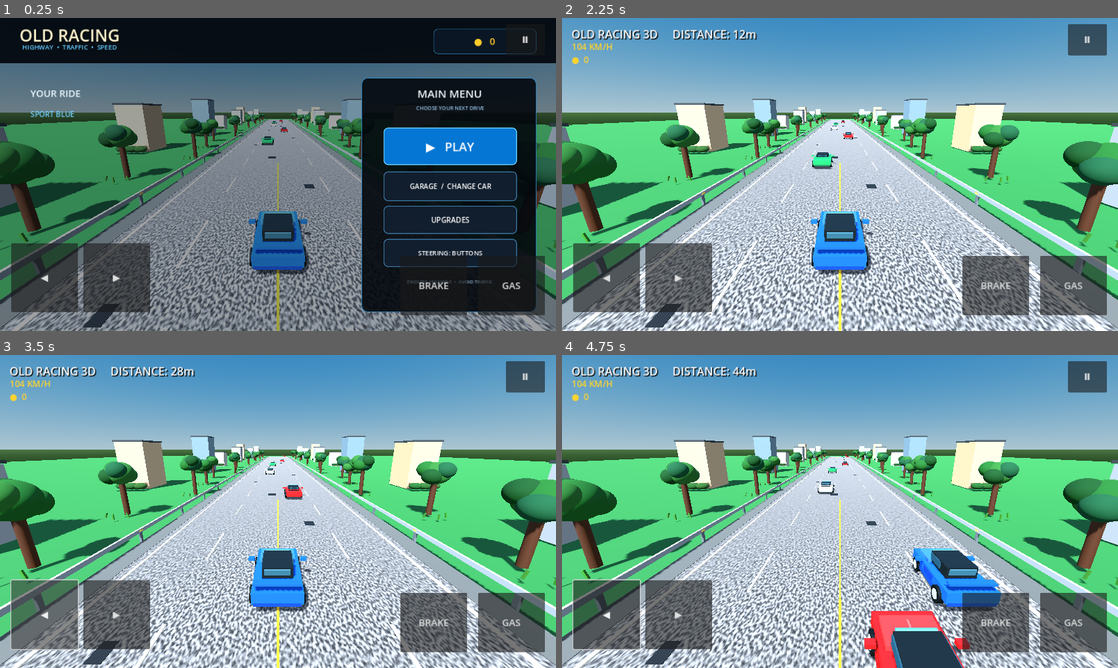
Above: before the commit, frames 1-4 (two rows, left to right).
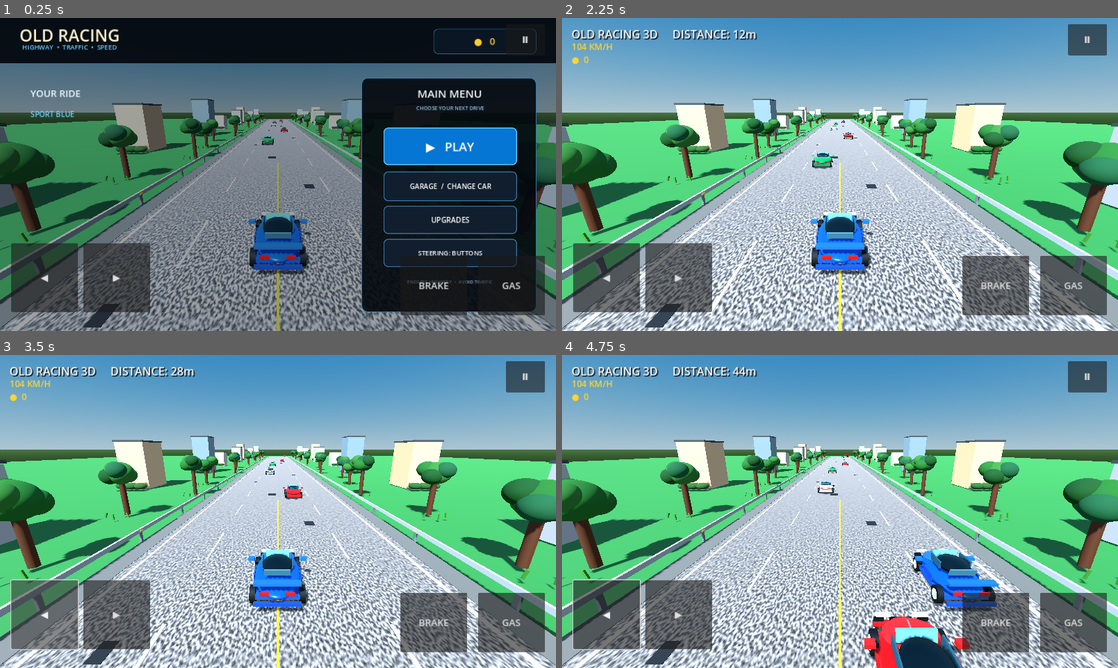
Above: after the commit, the same moments.

Repository: edtatevosiani99-create/Old-Racing
Game: Godot game, scene res://Main.tscn
The game is run twice, just before and just after one commit, with the same random seed, the same clock (stepped at 60 frames per second) and the same inputs.
Inputs (mouse positions are in pixels of both pictures, inside the frame that each line leads up to):
- Up to frame 1 (0.25 s): no input
- Up to frame 2 (2.25 s): click "▶ PLAY" at 0.5 s; click "Ⅱ" at 1.25 s; click "RESUME" at 2 s
- Up to frame 3 (3.5 s): click "◀" at 2.75 s
- Up to frame 4 (4.75 s): tap Enter at 3.5 s; move the mouse to (962, 495) at 3.52 s; hold Right (ui_right) 3.53-4.25 s; click (962, 495) at 3.67 s; drag from (728, 527) to (812, 574) at 4.27 s

The runs differ from the first frame. In frame 1, 0.7% of the frame differs, in the area x 45-56%, y 32-82%; in frame 2, 1.0%; in frame 3, 0.9%; in frame 4, 2.2%, in the area x 46-79%, y 32-100%.

Commit message:
Refine car body shapes and metallic paint materials

Diff:
--- a/godot/main.gd
+++ b/godot/main.gd
@@ -222,8 +222,15 @@
 
 func _make_car(color: Color, is_player: bool) -> Node3D:
     var root := Node3D.new()
-    var body := _box(Vector3(1.72, 0.42, 3.25), color)
+    # Smooth, rounded shell gives the car a less toy-like silhouette than a plain box.
+    var body := MeshInstance3D.new()
+    var body_mesh := SphereMesh.new()
+    body_mesh.radius = 1.0
+    body_mesh.height = 2.0
+    body.mesh = body_mesh
+    body.material_override = _mat(color, 0.38, 0.27)
     body.position.y = 0.59
+    body.scale = Vector3(0.88, 0.29, 1.62)
     root.add_child(body)
     var lower_skirt := _box(Vector3(1.78, 0.16, 2.55), color.darkened(0.22))
     lower_skirt.position = Vector3(0, 0.38, 0.02)
@@ -235,11 +242,23 @@
         var intake := _box(Vector3(0.30, 0.19, 0.04), Color(0.025, 0.03, 0.035))
         intake.position = Vector3(x, 0.46, -1.65)
         root.add_child(intake)
-    var hood := _box(Vector3(1.42, 0.22, 0.95), color.lightened(0.12))
-    hood.position = Vector3(0, 0.84, -0.82)
+    var hood := MeshInstance3D.new()
+    var hood_mesh := SphereMesh.new()
+    hood_mesh.radius = 1.0
+    hood_mesh.height = 2.0
+    hood.mesh = hood_mesh
+    hood.material_override = _mat(color.lightened(0.10), 0.42, 0.24)
+    hood.position = Vector3(0, 0.82, -0.82)
+    hood.scale = Vector3(0.72, 0.105, 0.52)
     root.add_child(hood)
-    var roof := _box(Vector3(1.10, 0.43, 1.30), Color(0.055, 0.085, 0.10))
+    var roof := MeshInstance3D.new()
+    var roof_mesh := SphereMesh.new()
+    roof_mesh.radius = 1.0
+    roof_mesh.height = 2.0
+    roof.mesh = roof_mesh
+    roof.material_override = _mat(Color(0.055, 0.085, 0.10), 0.18, 0.20)
     roof.position = Vector3(0, 1.04, 0.18)
+    roof.scale = Vector3(0.56, 0.22, 0.66)
     root.add_child(roof)
     var rear_glass := _box(Vector3(0.92, 0.25, 0.06), Color(0.20, 0.36, 0.42))
     rear_glass.position = Vector3(0, 1.08, 0.86)
@@ -284,6 +303,7 @@
             rim.position = Vector3(x * 1.01, 0.34, z)
             root.add_child(rim)
     var front_light := _box(Vector3(0.42, 0.12, 0.07), Color(0.94, 0.98, 1.0))
+    front_light.material_override = _mat(Color(0.92, 0.97, 1.0), 0.12, 0.18)
     front_light.position = Vector3(-0.52, 0.70, -1.61)
     root.add_child(front_light)
     var front_light2 := front_light.duplicate() as MeshInstance3D
